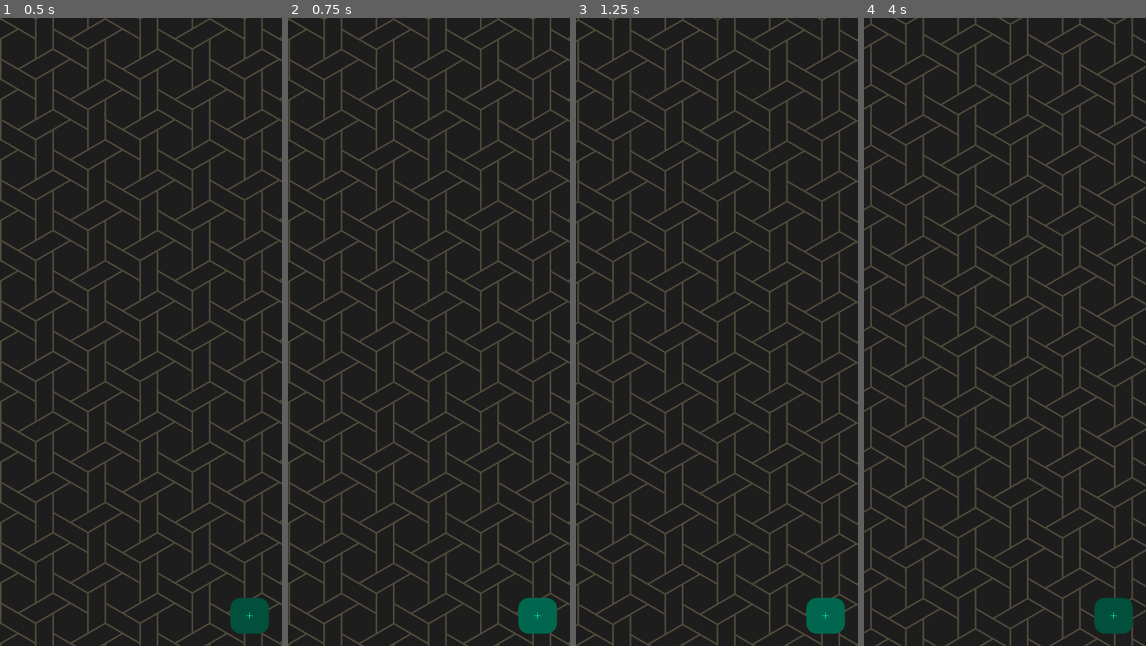
Above: before the commit, frames 1-4 (left to right).
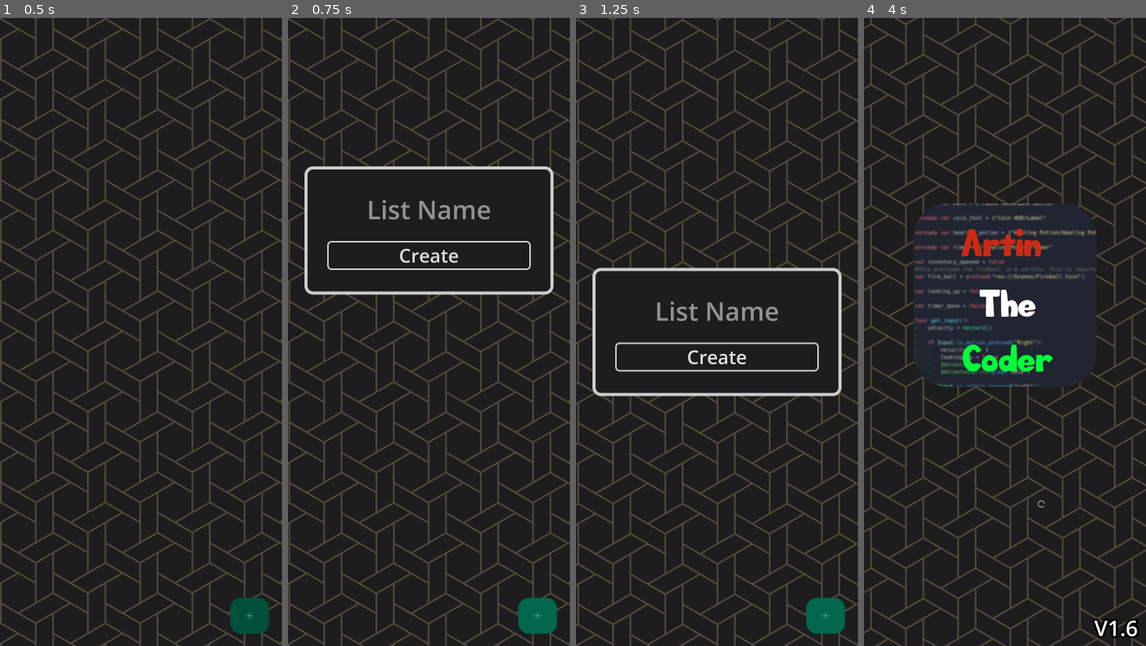
Above: after the commit, the same moments.

Repository: ArtinTheCoder/note_tracker
Game: Godot game, scene res://scenes/main.tscn
Same seed, same stepped clock (60 frames per second), same inputs: the game is played once before the commit and once after it.
Inputs (mouse positions are in pixels of both pictures, inside the frame that each line leads up to):
- Up to frame 1 (0.5 s): no input
- Up to frame 2 (0.75 s): click (538, 614) at 0.5 s
- Up to frame 3 (1.25 s): no input
- Up to frame 4 (4 s): click (1005, 357) at 1.25 s, where only the run after the commit has a clickable "Create"; click (1114, 614) at 2.02 s; click (1114, 614) at 2.77 s; click (878, 43) at 3.52 s

Frame 1 is identical in both runs. In frame 2, 4.5% of the frame differs, in the area x 5-95%, y 23-45%; in frame 3, 4.7%; in frame 4, 7.7%, in the area x 17-98%, y 29-99%.

Commit message:
could have muiltaple tracker scenes now

Diff:
--- a/project.godot
+++ b/project.godot
@@ -12,7 +12,7 @@
 
 config/name="note tracker"
 run/main_scene="res://scenes/main.tscn"
-config/features=PackedStringArray("4.3", "GL Compatibility")
+config/features=PackedStringArray("4.4", "GL Compatibility")
 config/icon="res://icon.svg"
 
 [autoload]
--- a/scenes/main.tscn
+++ b/scenes/main.tscn
@@ -1,7 +1,8 @@
-[gd_scene load_steps=6 format=3 uid="uid://284foo4bmcsn"]
+[gd_scene load_steps=7 format=3 uid="uid://284foo4bmcsn"]
 
 [ext_resource type="PackedScene" uid="uid://cck06yd7oq6v8" path="res://scenes/bg.tscn" id="1_jae3k"]
-[ext_resource type="Texture2D" uid="uid://botqd7v430qv0" path="res://assets/tracker/plus.svg" id="2_rj06e"]
+[ext_resource type="Script" uid="uid://cfakpuyf2860d" path="res://scripts/main.gd" id="1_sugp2"]
+[ext_resource type="Texture2D" uid="uid://col7mg5ly0af8" path="res://assets/tracker/plus.svg" id="2_rj06e"]
 
 [sub_resource type="StyleBoxEmpty" id="StyleBoxEmpty_r5oaq"]
 
@@ -26,6 +27,7 @@
 anchor_bottom = 1.0
 grow_horizontal = 2
 grow_vertical = 2
+script = ExtResource("1_sugp2")
 
 [node name="BG" parent="." instance=ExtResource("1_jae3k")]
 layout_mode = 1
@@ -47,3 +49,22 @@
 theme_override_styles/normal = SubResource("StyleBoxFlat_17seu")
 icon = ExtResource("2_rj06e")
 icon_alignment = 1
+
+[node name="TrackersScroll" type="ScrollContainer" parent="."]
+layout_mode = 1
+anchors_preset = 8
+anchor_left = 0.5
+anchor_top = 0.5
+anchor_right = 0.5
+anchor_bottom = 0.5
+offset_left = -486.0
+offset_top = -1101.0
+offset_right = 486.0
+offset_bottom = 935.0
+grow_horizontal = 2
+grow_vertical = 2
+
+[node name="TrackersVBox" type="VBoxContainer" parent="TrackersScroll"]
+layout_mode = 2
+
+[connection signal="pressed" from="AddButtonCanvasLayer/AddTask" to="." method="_on_add_task_pressed"]
--- a/scenes/task.tscn
+++ b/scenes/task.tscn
@@ -177,10 +177,10 @@
 
 [sub_resource type="AnimationLibrary" id="AnimationLibrary_nrbgo"]
 _data = {
-"RESET": SubResource("Animation_qe5cv"),
-"Spawn": SubResource("Animation_mpid7"),
-"delete": SubResource("Animation_q2rnq"),
-"delete_stayed": SubResource("Animation_nrbgo")
+&"RESET": SubResource("Animation_qe5cv"),
+&"Spawn": SubResource("Animation_mpid7"),
+&"delete": SubResource("Animation_q2rnq"),
+&"delete_stayed": SubResource("Animation_nrbgo")
 }
 
 [node name="Task" type="Control" node_paths=PackedStringArray("task_line_edit", "completed_checkbox")]
@@ -259,7 +259,7 @@
 
 [node name="AnimationPlayer" type="AnimationPlayer" parent="."]
 libraries = {
-"": SubResource("AnimationLibrary_nrbgo")
+&"": SubResource("AnimationLibrary_nrbgo")
 }
 
 [connection signal="tree_exiting" from="." to="." method="_on_tree_exiting"]
--- /dev/null
+++ b/scenes/tracker_name.tscn
@@ -0,0 +1,135 @@
+[gd_scene load_steps=11 format=3 uid="uid://b4jgms6h8d5xg"]
+
+[ext_resource type="Script" uid="uid://bj0767jd0jey4" path="res://scripts/tracker_name.gd" id="1_c5s5u"]
+
+[sub_resource type="StyleBoxFlat" id="StyleBoxFlat_jhfmt"]
+bg_color = Color(0.113725, 0.113725, 0.113725, 1)
+border_width_left = 12
+border_width_top = 12
+border_width_right = 12
+border_width_bottom = 12
+corner_radius_top_left = 32
+corner_radius_top_right = 32
+corner_radius_bottom_right = 32
+corner_radius_bottom_left = 32
+
+[sub_resource type="StyleBoxEmpty" id="StyleBoxEmpty_jhfmt"]
+
+[sub_resource type="StyleBoxFlat" id="StyleBoxFlat_c5s5u"]
+bg_color = Color(0.113725, 0.113725, 0.113725, 1)
+
+[sub_resource type="StyleBoxEmpty" id="StyleBoxEmpty_c5s5u"]
+
+[sub_resource type="StyleBoxFlat" id="StyleBoxFlat_wqxnn"]
+bg_color = Color(0.113725, 0.113725, 0.113725, 1)
+corner_radius_top_left = 16
+corner_radius_top_right = 16
+corner_radius_bottom_right = 16
+corner_radius_bottom_left = 16
+
+[sub_resource type="StyleBoxFlat" id="StyleBoxFlat_n8ws6"]
+bg_color = Color(0.113725, 0.113725, 0.113725, 1)
+border_width_left = 6
+border_width_top = 6
+border_width_right = 6
+border_width_bottom = 6
+corner_radius_top_left = 16
+corner_radius_top_right = 16
+corner_radius_bottom_right = 16
+corner_radius_bottom_left = 16
+
+[sub_resource type="Animation" id="Animation_jhfmt"]
+resource_name = "intro"
+length = 0.25
+tracks/0/type = "value"
+tracks/0/imported = false
+tracks/0/enabled = true
+tracks/0/path = NodePath("PanelContainer:position")
+tracks/0/interp = 1
+tracks/0/loop_wrap = true
+tracks/0/keys = {
+"times": PackedFloat32Array(0, 0.25),
+"transitions": PackedFloat32Array(1, 1),
+"update": 0,
+"values": [Vector2(63, -500), Vector2(63, 955)]
+}
+
+[sub_resource type="Animation" id="Animation_c5s5u"]
+length = 0.001
+tracks/0/type = "value"
+tracks/0/imported = false
+tracks/0/enabled = true
+tracks/0/path = NodePath("PanelContainer:position")
+tracks/0/interp = 1
+tracks/0/loop_wrap = true
+tracks/0/keys = {
+"times": PackedFloat32Array(0),
+"transitions": PackedFloat32Array(1),
+"update": 0,
+"values": [Vector2(63, 955)]
+}
+
+[sub_resource type="AnimationLibrary" id="AnimationLibrary_n8ws6"]
+_data = {
+&"RESET": SubResource("Animation_c5s5u"),
+&"intro": SubResource("Animation_jhfmt")
+}
+
+[node name="TrackerName" type="Control"]
+layout_mode = 3
+anchors_preset = 15
+anchor_right = 1.0
+anchor_bottom = 1.0
+grow_horizontal = 2
+grow_vertical = 2
+script = ExtResource("1_c5s5u")
+
+[node name="PanelContainer" type="PanelContainer" parent="."]
+layout_mode = 1
+anchors_preset = 8
+anchor_left = 0.5
+anchor_top = 0.5
+anchor_right = 0.5
+anchor_bottom = 0.5
+offset_left = -477.0
+offset_top = -245.0
+offset_right = 477.0
+offset_bottom = 245.0
+grow_horizontal = 2
+grow_vertical = 2
+theme_override_styles/panel = SubResource("StyleBoxFlat_jhfmt")
+
+[node name="MarginContainer" type="MarginContainer" parent="PanelContainer"]
+layout_mode = 2
+theme_override_constants/margin_left = 75
+theme_override_constants/margin_right = 75
+
+[node name="VBoxContainer" type="VBoxContainer" parent="PanelContainer/MarginContainer"]
+layout_mode = 2
+size_flags_horizontal = 3
+theme_override_constants/separation = 50
+alignment = 1
+
+[node name="LineEdit" type="LineEdit" parent="PanelContainer/MarginContainer/VBoxContainer"]
+layout_mode = 2
+theme_override_font_sizes/font_size = 98
+theme_override_styles/focus = SubResource("StyleBoxEmpty_jhfmt")
+theme_override_styles/normal = SubResource("StyleBoxFlat_c5s5u")
+placeholder_text = "List Name"
+alignment = 1
+
+[node name="Button" type="Button" parent="PanelContainer/MarginContainer/VBoxContainer"]
+layout_mode = 2
+theme_override_font_sizes/font_size = 72
+theme_override_styles/focus = SubResource("StyleBoxEmpty_c5s5u")
+theme_override_styles/pressed = SubResource("StyleBoxFlat_wqxnn")
+theme_override_styles/normal = SubResource("StyleBoxFlat_n8ws6")
+text = "Create"
+
+[node name="AnimationPlayer" type="AnimationPlayer" parent="."]
+libraries = {
+&"": SubResource("AnimationLibrary_n8ws6")
+}
+autoplay = "intro"
+
+[connection signal="pressed" from="PanelContainer/MarginContainer/VBoxContainer/Button" to="." method="_on_button_pressed"]
--- a/scenes/transition.tscn
+++ b/scenes/transition.tscn
@@ -93,8 +93,8 @@
 
 [sub_resource type="AnimationLibrary" id="AnimationLibrary_c67d6"]
 _data = {
-"RESET": SubResource("Animation_jrwms"),
-"intro": SubResource("Animation_pl0l0")
+&"RESET": SubResource("Animation_jrwms"),
+&"intro": SubResource("Animation_pl0l0")
 }
 
 [node name="transition" type="Control"]
@@ -162,12 +162,11 @@
 
 [node name="AnimationPlayer" type="AnimationPlayer" parent="."]
 libraries = {
-"": SubResource("AnimationLibrary_c67d6")
+&"": SubResource("AnimationLibrary_c67d6")
 }
 autoplay = "intro"
 
 [node name="Switch" type="Timer" parent="."]
-wait_time = 2.5
 autostart = true
 
 [connection signal="timeout" from="Switch" to="." method="_on_timer_timeout"]
--- a/scripts/Global.gd
+++ b/scripts/Global.gd
@@ -1,3 +1,5 @@
 extends Node
 
-var next_scene_path: String
+var next_scene_path
+
+var tracker_name
--- /dev/null
+++ b/scripts/main.gd
@@ -0,0 +1,8 @@
+extends Control
+
+@onready var root: Control = $"."
+
+func _on_add_task_pressed() -> void:
+	var tracker_name_scene = load("res://scenes/tracker_name.tscn")
+	var tracker_name = tracker_name_scene.instantiate()
+	root.add_child(tracker_name)
--- a/scripts/tracker.gd
+++ b/scripts/tracker.gd
@@ -1,15 +1,26 @@
 extends Control
+
 var task_scene = preload("res://scenes/task.tscn")
 @onready var active_tasks_container = $Tasks/VBoxContainer
 @onready var finished_tasks_container = $FinishedTasks/VBoxContainer
 @onready var agenda_title: LineEdit = $Title/TitleText
-const SAVE_PATH = "user://tasks.json"
+
+# This will be set from outside before loading this scene
+var tracker_name: String = "default"
+
+# Dynamic save path based on tracker name
+var SAVE_PATH: String:
+	get:
+		return "user://tasks_%s.json" % tracker_name
 
 # Spacer references
 var active_spacer: Control
 var finished_spacer: Control
 
 func _ready():
+	# Set tracker name from Global if available
+	tracker_name = Global.tracker_name
+
 	# Setup auto-save timer
 	var save_timer = Timer.new()
 	save_timer.wait_time = 20.0
@@ -24,31 +35,25 @@
 	load_tasks()
 
 func create_spacers():
-	# Create spacer for active tasks
 	active_spacer = Control.new()
 	active_spacer.name = "Spacer"
-	active_spacer.custom_minimum_size = Vector2(0, 20)  # 20px height spacer
+	active_spacer.custom_minimum_size = Vector2(0, 20)
 	active_spacer.size_flags_horizontal = Control.SIZE_EXPAND_FILL
 	active_tasks_container.add_child(active_spacer)
 
-	# Create spacer for finished tasks
 	finished_spacer = Control.new()
 	finished_spacer.name = "Spacer"
-	finished_spacer.custom_minimum_size = Vector2(0, 20)  # 20px height spacer
+	finished_spacer.custom_minimum_size = Vector2(0, 20)
 	finished_spacer.size_flags_horizontal = Control.SIZE_EXPAND_FILL
 	finished_tasks_container.add_child(finished_spacer)
 
 func ensure_spacer_at_end(container: VBoxContainer, spacer: Control):
-	# Remove spacer from current position
 	if spacer.get_parent() == container:
 		container.remove_child(spacer)
-
-	# Add spacer at the end
 	container.add_child(spacer)
 
 func add_task():
 	var task_instance = task_scene.instantiate()
-	# Add task before the spacer (at second-to-last position)
 	var insert_position = active_tasks_container.get_child_count() - 1
 	active_tasks_container.add_child(task_instance)
 	active_tasks_container.move_child(task_instance, insert_position)
@@ -57,7 +62,6 @@
 	task_instance.task_edited.connect(save_tasks)
 	task_instance.task_deleted.connect(delete_task)
 
-	# Ensure spacer is at the end
 	ensure_spacer_at_end(active_tasks_container, active_spacer)
 
 func move_task_to_finished(task):
@@ -68,13 +72,10 @@
 
 	from_container.remove_child(task)
 	to_container.add_child(task)
-
-	# Move to the very top (index 0)
 	to_container.move_child(task, 0)
 
 	task.set_owner(get_tree().current_scene)
 
-	# Ensure spacers are at the end of both containers
 	ensure_spacer_at_end(from_container, from_spacer)
 	ensure_spacer_at_end(to_container, to_spacer)
 
@@ -82,22 +83,16 @@
 
 func delete_task(task):
 	var parent_container = task.get_parent()
-
-	# Remove the task from its parent container
 	if parent_container == active_tasks_container:
 		active_tasks_container.remove_child(task)
 		ensure_spacer_at_end(active_tasks_container, active_spacer)
 	elif parent_container == finished_tasks_container:
 		finished_tasks_container.remove_child(task)
 		ensure_spacer_at_end(finished_tasks_container, finished_spacer)
-
 	task.queue_free()
-
-	# update the JSON file
 	save_tasks()
 
-func get_real_tasks_from_container(container: VBoxContainer):
-	# Filter out spacer objects when getting tasks
+func get_real_tasks_from_container(container: VBoxContainer) -> Array:
 	var real_tasks = []
 	for child in container.get_children():
 		if child.name != "Spacer":
@@ -105,79 +100,62 @@
 	return real_tasks
 
 func save_tasks():
-	# Create a data structure that includes both tasks and the title
 	var save_data = {
-		"agenda_title": agenda_title.text,  # Save the title text
-		"tasks": [], # Array to hold task data
+		"agenda_title": agenda_title.text,
+		"tasks": [],
 	}
-
-	# Collect all tasks (excluding spacers)
 	var all_real_tasks = get_real_tasks_from_container(active_tasks_container) + get_real_tasks_from_container(finished_tasks_container)
-
 	for task in all_real_tasks:
 		if task.has_method("get_task_data"):
 			var task_data = task.get_task_data()
 			task_data["task_moved"] = task.get_parent() == finished_tasks_container
 			save_data["tasks"].append(task_data)
-
-	# Save everything to the JSON file
 	var file = FileAccess.open(SAVE_PATH, FileAccess.WRITE)
 	file.store_string(JSON.stringify(save_data))
-	print("Tasks and title saved!")
+	print("Tasks and title saved for tracker:", tracker_name)
 
 func load_tasks():
 	if not FileAccess.file_exists(SAVE_PATH):
-		print("No saved tasks found.")
+		print("No saved tasks found for tracker:", tracker_name)
 		return
 
 	var file = FileAccess.open(SAVE_PATH, FileAccess.READ)
 	var json = JSON.new()
 	if json.parse(file.get_as_text()) != OK:
-		print("JSON Parse Error: ", json.get_error_message())
+		print("JSON Parse Error:", json.get_error_message())
 		return
 
 	var save_data = json.get_data()
-
-	# Load the agenda title if it exists in the saved data
 	if save_data.has("agenda_title"):
 		agenda_title.text = save_data["agenda_title"]
 
-	# Clear existing tasks (but keep spacers)
 	for child in get_real_tasks_from_container(active_tasks_container) + get_real_tasks_from_container(finished_tasks_container):
 		child.queue_free()
 
-	await get_tree().process_frame  # Wait for tasks to be freed
+	await get_tree().process_frame
 
-	# Load tasks if they exist
 	if save_data.has("tasks"):
 		for task_data in save_data["tasks"]:
 			var new_task = task_scene.instantiate()
 			var container = finished_tasks_container if task_data.get("task_moved", false) else active_tasks_container
-			var spacer = finished_spacer if container == finished_tasks_container else active_spacer
-
-			# Insert before the spacer
-			var insert_position = container.get_child_count() - 1
 			container.add_child(new_task)
-			container.move_child(new_task, insert_position)
-
+			container.move_child(new_task, container.get_child_count() - 1)
 			new_task.task_completed.connect(move_task_to_finished)
 			new_task.task_edited.connect(save_tasks)
 			new_task.task_deleted.connect(delete_task)
 			new_task.set_task_data(task_data)
 
-	# Ensure spacers are at the end
 	ensure_spacer_at_end(active_tasks_container, active_spacer)
 	ensure_spacer_at_end(finished_tasks_container, finished_spacer)
-
-	print("Tasks and title loaded!")
+	print("Tasks and title loaded for tracker:", tracker_name)
 
 func on_save_button_pressed():
 	save_tasks()
 
-func _on_add_task_pressed() -> void:
+func _on_add_task_pressed():
 	add_task()
 	save_tasks()
 
-func _on_back_pressed() -> void:
+func _on_back_pressed():
 	Global.next_scene_path = "res://scenes/main.tscn"
 	get_tree().change_scene_to_file("res://scenes/transition.tscn")
--- /dev/null
+++ b/scripts/tracker_name.gd
@@ -0,0 +1,12 @@
+extends Control
+
+@onready var line_edit: LineEdit = $PanelContainer/MarginContainer/VBoxContainer/LineEdit
+@onready var animation_player: AnimationPlayer = $AnimationPlayer
+
+func _on_button_pressed() -> void:
+	Global.tracker_name = line_edit.text
+	animation_player.play_backwards("intro")
+	await animation_player.animation_finished
+
+	Global.next_scene_path = "res://scenes/tracker.tscn"
+	get_tree().change_scene_to_file("res://scenes/transition.tscn")
Not shown, changed: assets/fonts/Coolvetica Rg It.otf.import
Not shown, changed: assets/fonts/Coolvetica Rg.otf.import
Not shown: 2 places in scenes/bg.tscn that only renumber resources
Not shown: 1 places in scenes/task.tscn that only renumber resources
Not shown: 1 places in scenes/tracker.tscn that only renumber resources
Not shown: 1 places in scenes/transition.tscn that only renumber resources
